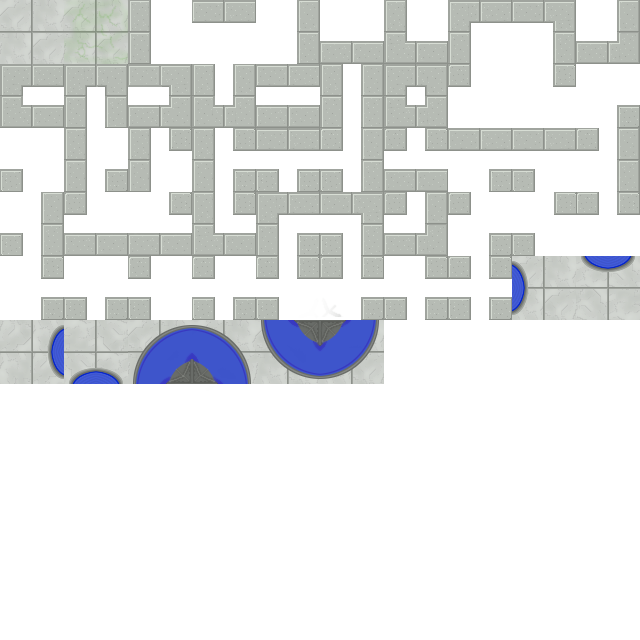
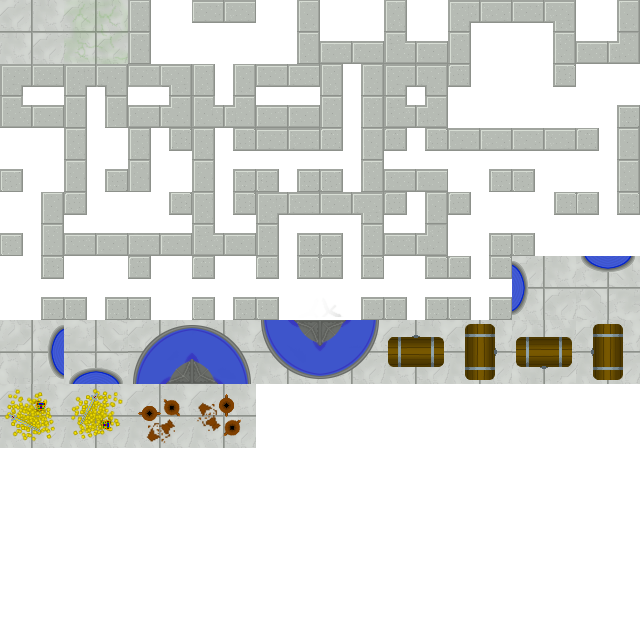
Before/after of a 640 × 640 layered artwork. What changed in the layer stack:
added layer "Ebene #8" above "Ebene #7" over (196, 394, 241, 438)
added layer "Ebene #7" above "s1-Kopie #15" over (138, 399, 182, 444)
added layer "s1-Kopie #15" above "s1-Kopie #14" over (192, 384, 256, 448)
added layer "s1-Kopie #14" above "Ebene #6" over (128, 384, 192, 448)
added layer "Ebene #6" above "Ebene #5" over (70, 388, 124, 440)
added layer "Ebene #5" above "s1-Kopie #13" over (4, 388, 56, 442)
added layer "s1-Kopie #13" above "s1-Kopie #12" over (64, 384, 128, 448)
added layer "s1-Kopie #12" above "Ebene #2" over (0, 384, 64, 448)
added layer "Ebene #2" above "Ebene #3" over (465, 324, 497, 380)
added layer "Ebene #3" above "Ebene #4" over (516, 337, 572, 369)
added layer "Ebene #4" above "Ebene #1" over (591, 324, 623, 380)
added layer "Ebene #1" above "s1-Kopie #11" over (388, 335, 444, 367)
added layer "s1-Kopie #11" above "s1-Kopie #10" over (576, 320, 640, 384)
added layer "s1-Kopie #10" above "s1-Kopie #9" over (512, 320, 576, 384)
added layer "s1-Kopie #9" above "s1-Kopie #8" over (448, 320, 512, 384)
added layer "s1-Kopie #8" above "s3l-Kopie" over (384, 320, 448, 384)
